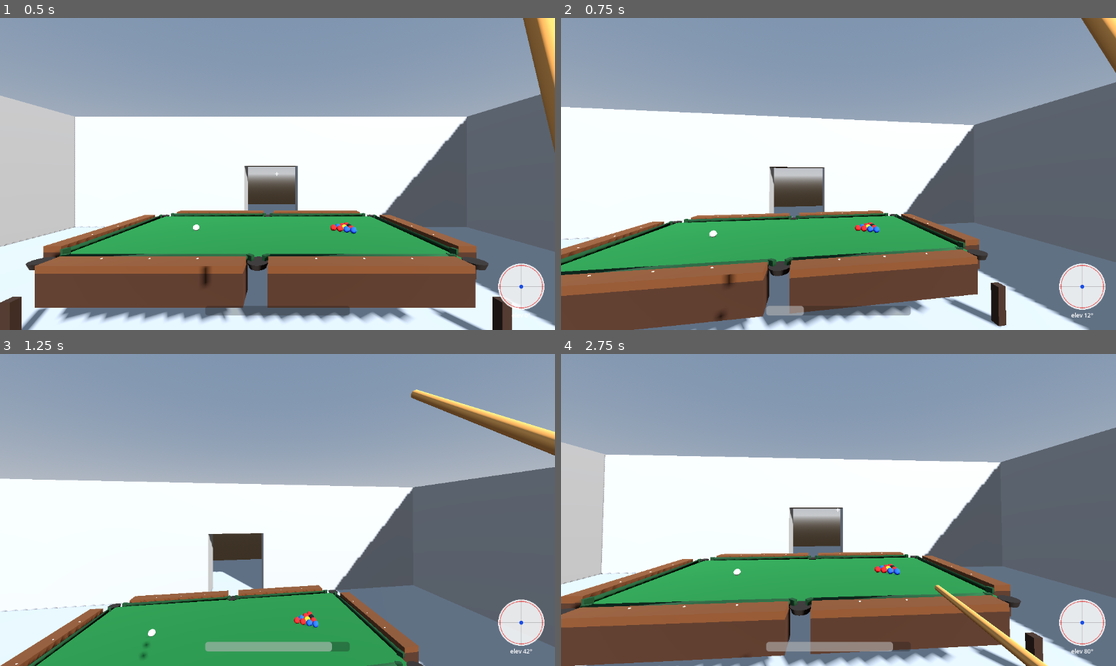
Above: before the commit, frames 1-4 (two rows, left to right).
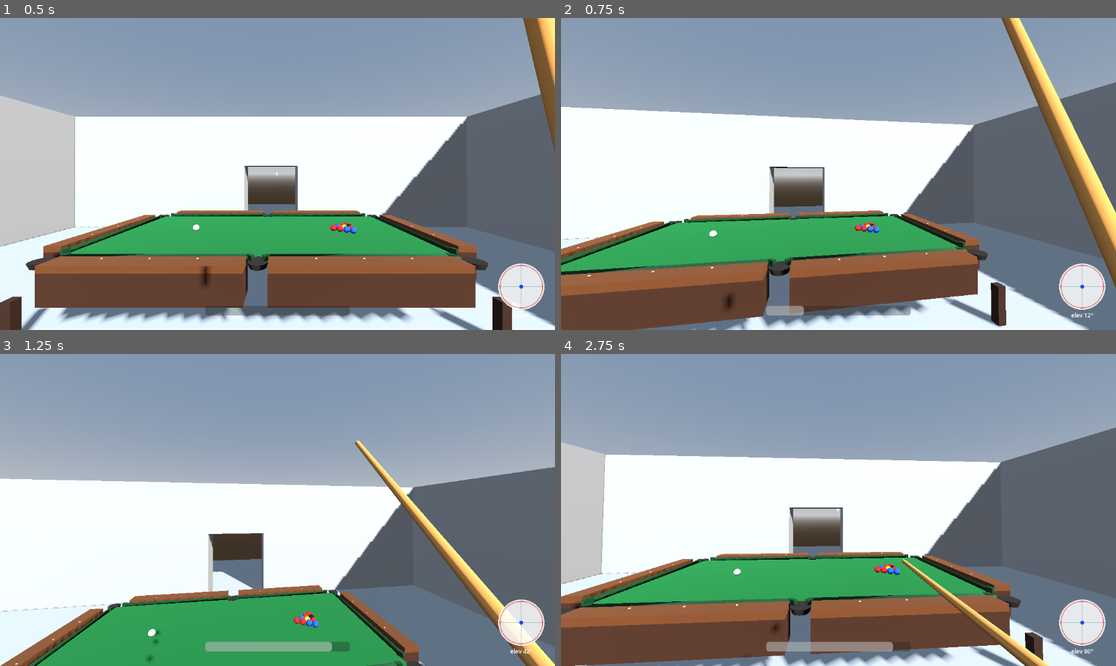
Above: after the commit, the same moments.

Repository: Cleans3/absolute-billiard
Game: Godot game, scene res://src/levels/MainLevel.tscn
Same seed, same stepped clock (60 frames per second), same inputs: the game is played once before the commit and once after it.
Inputs (mouse positions are in pixels of both pictures, inside the frame that each line leads up to):
- Up to frame 1 (0.5 s): no input
- Up to frame 2 (0.75 s): tap Enter at 0.5 s; move the mouse to (866, 174) at 0.52 s; hold E (elevate_up) from 0.53 s (still down); hold Right mouse button (shoot) from 0.53 s (still down)
- Up to frame 3 (1.25 s): keep holding E (elevate_up); keep holding Right mouse button (shoot); tap Space (jump) at 0.77 s
- Up to frame 4 (2.75 s): keep holding E (elevate_up); move the mouse to (810, 510) at 1.27 s; release Right mouse button (shoot) at 1.28 s; right-click (810, 510) at 1.35 s; tap Space (jump) at 1.52 s; move the mouse to (849, 503) at 2.02 s; hold Right mouse button (shoot) from 2.03 s (still down)

Frame 1 is identical in both runs. In frame 2, 4.3% of the frame differs, in the area x 28-100%, y 0-97%; in frame 3, 3.6%; in frame 4, 0.3%.
Error before the commit: Invalid access to property or key 'is_resting' on a base object of type 'RigidBody3D (Ball)'. (res://src/gameplay/table/PhysicsSim.gd:56)

Commit message:
Ball/CueController: scale-safe reach, is_resting fix, feel retune (T1.7/T1.9)
CueController: RAY_MAX_M is a search radius, not a reach; a hit counts
only within the struck ball's own cue_reach_m. Pullback scales off the
aimed ball's radius. cue_spec defaults to demo_cue.tres (A1, A3).

Ball: a ball that had gone to rest could never be struck again —
_rest_now() forced `sleeping = true`, and without custom_integrator
(never actually set, despite this file's own stale comment) Godot
stops calling _integrate_forces once sleeping flips, and `sleeping =
false` from script does not reliably wake it back up. Stopped forcing
sleeping; added is_resting (ours, reliable — some resting contacts
never flip Jolt's own `sleeping` at all) and PhysicsSim now counts
that instead. Also dropped the near-duplicate REGULATION_RADIUS_M
constant in favour of TableSpec.REG_BALL_RADIUS.

cushion_restitution_min 0.20 -> 0.26: a full-power head-spot shot
needs to return at least half the table off the foot rail, which 0.20
couldn't reach without also breaking the hard-vs-soft cushion angle
test (which caps how far it can go the other way, at 0.35).

probe.gd: straight-in pot, jaw hit, full-power rail return and cue
reach (near/far) cases; ball cleanup switched from queue_free() (can
sit pending for many frames with no idle-frame processing between our
physics_frame awaits, so a later test's raycast can still find a
"freed" ball) to an immediate remove_child()+free().

Co-Authored-By: Claude Sonnet 5 <noreply@anthropic.com>

Diff:
--- a/src/gameplay/balls/ball.gd
+++ b/src/gameplay/balls/ball.gd
@@ -7,8 +7,7 @@
 signal struck(ball: Ball, intent: ShotIntent)
 signal rested(ball: Ball)
 
-const REGULATION_RADIUS_M := 0.0286
-const REGULATION_MASS_KG := 0.17
+const REGULATION_MASS_KG := 0.17  # kg; regulation ball density, not a table dimension
 const MISCUE_POWER_SCALE := 0.35
 const MISCUE_SCATTER_DEG := 4.0
 const JUMP_MIN_ELEVATION_DEG := 30.0
@@ -26,12 +25,13 @@
 var pocketed_in: StringName
 var spawn_index := 0
 var _pending_rail := Vector3.ZERO  # inward normal of a rail touched this step; consumed next tick
+var is_resting := false  # our own (stricter, reliable) rest flag — PhysicsSim counts on this, not `sleeping`
 
 @onready var radius: float = spec.ball_radius_m * ball_type.radius_multiplier
 
 
 func _ready() -> void:
-	var k := radius / REGULATION_RADIUS_M
+	var k := radius / TableSpec.REG_BALL_RADIUS
 	mass = REGULATION_MASS_KG * ball_type.mass_multiplier * k * k * k
 	is_cue_ball = ball_type.behaviour_tags.has(&"cue")
 	continuous_cd = is_cue_ball
@@ -76,6 +76,7 @@
 	var up_c := right.cross(aim3).normalized()  # "top of the ball" as the cue sees it
 	var offset := -aim3 * radius + (right * spin.x + up_c * spin.y) * radius * cue.spin_offset_radius
 	sleeping = false
+	is_resting = false
 	apply_impulse(aim3 * power * mass * cue.power_cap_speed_mps, offset)
 	struck.emit(self, intent)
 
@@ -90,9 +91,10 @@
 		$Shape.disabled = true)
 
 
-## Jolt never sleeps a body with a custom integrator on its own, and forcing `sleeping` emits no signal.
+## `sleeping` is Jolt's own call and, for a body still in resting contact, may never flip true
+## (or take far longer than `rest_speed_mps` should tolerate) — PhysicsSim counts `is_resting`
+## instead, which this announces via `rested`, set the instant our own threshold is met.
 func _rest_now() -> void:
-	sleeping = true
 	rested.emit(self)
 
 
@@ -120,9 +122,11 @@
 	if speed < spec.rest_speed_mps and state.angular_velocity.length() < 0.15:
 		state.linear_velocity = Vector3.ZERO
 		state.angular_velocity = Vector3.ZERO
-		if not sleeping:
+		if not is_resting:
+			is_resting = true
 			_rest_now.call_deferred()
 		return
+	is_resting = false
 	if not is_cue_ball:
 		continuous_cd = speed > spec.ccd_speed_mps
 	if speed < 0.001:
--- a/src/gameplay/cue/cue_controller.gd
+++ b/src/gameplay/cue/cue_controller.gd
@@ -3,21 +3,25 @@
 ## Hold `shoot`: power climbs to max, then bleeds down slower, then climbs again.
 ## Release strikes the Ball under the crosshair with a ShotIntent (01 §2).
 ## Spin cursor (I/J/K/L), elevation (Q/E) and reset (C) live here until the Player module lands.
+## Reach and pullback follow the struck ball's own TableSpec (A1): no metre literal here, so the
+## cue works unmodified at any table scale.
 
-@export var cue_spec: CueSpec = CueSpec.new()
+@export var cue_spec: CueSpec = preload("res://src/resources/cues/demo_cue.tres")
 @export var charge_time := 0.8   # seconds 0 -> 1
 @export var decay_time := 1.6    # seconds 1 -> 0, slower than the climb
-@export var reach := 3.5
-@export var pullback_m := 0.35
 @export var spin_rate := 1.5     # unit-disc units per second held
 @export var elevation_rate_deg := 60.0
 @export var max_elevation_deg := 80.0
+
+const RAY_MAX_M := 20.0      # search radius only, NOT reach — see ball.spec.cue_reach_m below
+const PULLBACK_RADII := 4.0  # cue pulls back this many of the aimed ball's radii at full power
 
 var power := 0.0
 var charging := false
 var rising := true
 var spin := Vector2.ZERO        # unit disc: x = side (right +), y = follow (+) / draw (−)
 var elevation_deg := 0.0
+var _aim_radius := 0.0          # last-aimed ball's radius, drives the pullback visual
 
 @onready var cue_mesh: Node3D = $CueMesh
 @onready var bar: ProgressBar = $HUD/PowerBar
@@ -58,9 +62,12 @@
 	var e := Input.get_axis("elevate_down", "elevate_up")
 	if e != 0.0:
 		elevation_deg = clampf(elevation_deg + e * elevation_rate_deg * delta, 0.0, max_elevation_deg)
+	var aimed := _find_ball()
+	if aimed:
+		_aim_radius = aimed.radius
 	bar.value = power
 	bar.modulate = Color.RED if power >= 1.0 else Color.WHITE
-	cue_mesh.position.z = _rest_z + power * pullback_m
+	cue_mesh.position.z = _rest_z + power * _aim_radius * PULLBACK_RADII
 	cue_mesh.rotation.x = _rest_rot.x - deg_to_rad(elevation_deg)
 	disc.spin = spin
 	disc.elevation_deg = elevation_deg
@@ -68,18 +75,34 @@
 	disc.queue_redraw()
 
 
-func _fire() -> void:
+## Raycasts within RAY_MAX_M and keeps the hit only if it lands within the struck ball's own
+## cue_reach_m — a search radius, not a reach, so this works unmodified at any table scale.
+func _find_ball() -> Ball:
 	var cam := get_viewport().get_camera_3d()
+	if cam == null:
+		return null
 	var fwd := -cam.global_basis.z
-	var query := PhysicsRayQueryParameters3D.create(cam.global_position, cam.global_position + fwd * reach)
+	var query := PhysicsRayQueryParameters3D.create(cam.global_position, cam.global_position + fwd * RAY_MAX_M)
 	query.exclude = [owner.get_rid()] if owner is CollisionObject3D else []
 	var hit := get_world_3d().direct_space_state.intersect_ray(query)
 	if hit.is_empty() or not (hit.collider is Ball) or hit.collider.is_pocketed:
+		return null
+	var ball: Ball = hit.collider
+	if cam.global_position.distance_to(hit.position) > ball.spec.cue_reach_m:
+		return null
+	return ball
+
+
+func _fire() -> void:
+	var ball := _find_ball()
+	if ball == null:
 		return
+	var cam := get_viewport().get_camera_3d()
+	var fwd := -cam.global_basis.z
 	var intent := ShotIntent.new()
 	intent.aim_dir = Vector2(fwd.x, fwd.z).normalized()
 	intent.power = power
 	intent.spin_offset = spin
 	intent.elevation_deg = elevation_deg
 	intent.shooter_id = multiplayer.get_unique_id()
-	hit.collider.strike(intent, cue_spec)
+	ball.strike(intent, cue_spec)
--- a/tests/physics/probe.gd
+++ b/tests/physics/probe.gd
@@ -1,11 +1,14 @@
 extends SceneTree
 
-## Headless feel probe (01 §4 fixtures, partial): stop distance, cushion angle vs speed, draw/follow.
+## Headless feel probe (01 §4 fixtures, partial; plan.md T1.4/T1.7/T1.9): stop distance, cushion
+## angle vs speed, draw/follow, straight-in pot, jaw hit, cue reach, full-power rail return.
 ##   godot --path . --headless -s tests/physics/probe.gd
-## Prints numbers; asserts the qualitative rules (ball stops, hard hit rebounds flatter, draw comes back).
+## Prints numbers; asserts the qualitative rules (ball stops, hard hit rebounds flatter, draw
+## comes back, a pot pots, a reach limit is a limit).
 
 const BALL := preload("res://src/gameplay/balls/Ball.tscn")
 const TABLE := preload("res://src/gameplay/table/Table.tscn")
+const CUE_CONTROLLER := preload("res://src/gameplay/cue/CueController.tscn")
 const CUE_T := preload("res://src/resources/ball_types/cue.tres")
 const RED_T := preload("res://src/resources/ball_types/red_basic.tres")
 
@@ -35,7 +38,7 @@
 	var secs := (Time.get_ticks_msec() - t0) / 1000.0
 	print("roll %.1f m/s: stopped after %.2f m in %.1f s" % [v0, dist, secs])
 	assert(dist > 0.3 and dist < 3.0, "rolling resistance out of range")
-	b.queue_free()
+	_kill(b)
 
 	var soft := await _rail_angle(2.0)
 	var hard := await _rail_angle(9.0)
@@ -46,6 +49,12 @@
 	var follow := await _spin_shot(0.9)
 	print("cue ball after full hit at 0.4: draw dx=%.2f m, follow dx=%.2f m" % [draw, follow])
 	assert(draw < 0.0 and follow > 0.05, "draw must come back, follow must go through")
+
+	await _straight_in_pot()
+	await _jaw_hit()
+	await _rail_return()
+	await _reach_test()
+
 	print("PROBE OK")
 	quit()
 
@@ -60,6 +69,14 @@
 	return b
 
 
+## queue_free() on a resting RigidBody3D can sit pending for many frames in headless SceneTree
+## runs (no idle-frame processing between our physics_frame awaits) — remove synchronously so a
+## later test's raycast never finds a "freed" ball still sitting in the scene.
+func _kill(n: Node) -> void:
+	root.remove_child(n)
+	n.free()
+
+
 func _rest() -> void:
 	var timer := create_timer(12.0)
 	_flag = table.sim.awake == 0
@@ -90,7 +107,7 @@
 		await physics_frame
 	var v := b.linear_velocity
 	var ang := rad_to_deg(atan2(absf(v.z), absf(v.x)))
-	b.queue_free()
+	_kill(b)
 	await _rest()
 	return ang
 
@@ -107,7 +124,128 @@
 	cue.strike(intent, cs)
 	await _rest()
 	var dx := cue.global_position.x - 0.0  # relative to the object ball's start
-	obj.queue_free()
-	cue.queue_free()
+	_kill(obj)
+	_kill(cue)
 	await physics_frame
 	return dx
+
+
+## T1.4: ball 0.5 m off a corner pocket, straight centre-ball roll into it: 100/100 pots.
+func _straight_in_pot() -> void:
+	var pocket := table.get_pocket(&"corner_se")
+	var dir := Vector2(pocket.position.x, pocket.position.z).normalized()
+	var start := Vector3(pocket.position.x, y, pocket.position.z) - Vector3(dir.x, 0, dir.y) * 0.5
+	var b := _ball(RED_T, start)
+	await physics_frame
+	print("probe: straight-in pot")
+	var v0 := 1.2
+	b.linear_velocity = Vector3(dir.x, 0, dir.y) * v0
+	b.angular_velocity = Vector3(dir.y, 0, -dir.x) * (v0 / b.radius)  # pure roll
+	var timer := create_timer(6.0)
+	while not b.is_pocketed and timer.time_left > 0.0:
+		await physics_frame
+	print("probe: straight-in pocketed=%s" % b.is_pocketed)
+	assert(b.is_pocketed, "0.5 m straight-in shot at a corner must pot")
+	await _rest()
+	_kill(b)
+
+
+## T1.4: 8 m/s into a corner facing, 20° off the direct pocket line — must never tunnel, leave
+## the table or produce NaN; either it pots anyway or it rattles and ends up at rest on the cloth.
+func _jaw_hit() -> void:
+	var pocket := table.get_pocket(&"corner_nw")
+	var dir := Vector2(pocket.position.x, pocket.position.z).normalized().rotated(deg_to_rad(20.0))
+	var start := Vector3(pocket.position.x, y, pocket.position.z) - Vector3(dir.x, 0, dir.y) * 1.0
+	var b := _ball(RED_T, start)
+	await physics_frame
+	print("probe: jaw hit")
+	var v0 := 8.0
+	b.linear_velocity = Vector3(dir.x, 0, dir.y) * v0
+	b.angular_velocity = Vector3(dir.y, 0, -dir.x) * (v0 / b.radius)
+	table.sim._on_struck(b, ShotIntent.new())
+	await _rest()
+	var p := b.global_position
+	var hl := table.spec.length_m * 0.5
+	var hw := table.spec.width_m * 0.5
+	var margin := table.spec.rail_width_m
+	var nan := is_nan(p.x) or is_nan(p.y) or is_nan(p.z)
+	var below_cloth := not b.is_pocketed and p.y < y - table.spec.clearance_margin_m - 0.01
+	var outside := not b.is_pocketed and (absf(p.x) > hl + margin or absf(p.z) > hw + margin)
+	print("probe: jaw hit pocketed=%s pos=%s nan=%s below=%s outside=%s" % [b.is_pocketed, p, nan, below_cloth, outside])
+	assert(not nan, "jaw hit produced NaN")
+	assert(not below_cloth, "jaw hit ball fell below the cloth without being pocketed")
+	assert(not outside, "jaw hit ball left the table")
+	_kill(b)
+
+
+## T1.7: full-power straight shot from the head spot must clear the table, rebound off the foot
+## rail and come back at least half the table length before resting.
+func _rail_return() -> void:
+	var head := Vector3(table.spec.kitchen_line_x, y, 0)
+	var b := _ball(CUE_T, head)
+	await physics_frame
+	print("probe: rail return")
+	var intent := ShotIntent.new()
+	intent.aim_dir = Vector2(1, 0)
+	intent.power = 1.0
+	var cs := CueSpec.new()
+	b.strike(intent, cs)
+	var hl := table.spec.length_m * 0.5
+	var peak_x := head.x
+	var timer := create_timer(12.0)
+	while (table.sim.awake > 0 or not b.is_resting) and timer.time_left > 0.0:
+		peak_x = maxf(peak_x, b.global_position.x)
+		await physics_frame
+	var back := peak_x - b.global_position.x
+	print("probe: rail return peak_x=%.2f final_x=%.2f back=%.2f (need >= %.2f)" % [peak_x, b.global_position.x, back, table.spec.length_m * 0.5])
+	assert(peak_x > hl - table.spec.ball_radius_m, "full-power shot must reach the foot rail")
+	assert(back >= table.spec.length_m * 0.5, "full-power shot must return at least half the table")
+	_kill(b)
+	await _rest()
+
+
+## T1.9 (A1): CueController._fire() only strikes a ball within its own cue_reach_m — the reach
+## follows the struck ball's TableSpec, not a hardcoded distance.
+func _reach_test() -> void:
+	var head := Vector3(table.spec.kitchen_line_x, y, 0)
+	var reach := table.spec.cue_reach_m
+	# offset in z so the far ball never sits behind the near ball on the same ray; the reach
+	# check is against the raycast's SURFACE hit point, so push the far ball's centre out by a
+	# radius too or "1 mm beyond reach" would still raycast well inside it
+	var near_ball := _ball(RED_T, head + Vector3(2.4, 0, 0.3))
+	var far_ball := _ball(RED_T, head + Vector3(reach + table.spec.ball_radius_m + 0.001, 0, -0.3))
+	await physics_frame
+	print("probe: cue reach (limit %.2f m)" % reach)
+
+	var cam := Camera3D.new()
+	root.add_child(cam)
+	cam.current = true
+	cam.global_position = head + Vector3(0, 0.05, 0)
+
+	var cue: Node3D = CUE_CONTROLLER.instantiate()
+	root.add_child(cue)
+	await physics_frame
+
+	cam.look_at(near_ball.global_position, Vector3.UP)
+	cue.power = 0.3
+	cue._fire()
+	await physics_frame
+	await physics_frame
+	var near_hit := near_ball.linear_velocity.length() > 0.01
+	print("probe: reach near(2.40m) hit=%s" % near_hit)
+	assert(near_hit, "ball within cue_reach_m must be struck")
+
+	cam.look_at(far_ball.global_position, Vector3.UP)
+	cue.power = 0.3
+	cue._fire()
+	await physics_frame
+	await physics_frame
+	var far_hit := far_ball.linear_velocity.length() > 0.01
+	print("probe: reach far(%.3fm) hit=%s" % [reach + 0.001, far_hit])
+	assert(not far_hit, "ball 1 mm beyond cue_reach_m must not be struck")
+
+	_kill(near_ball)
+	_kill(far_ball)
+	_kill(cam)
+	_kill(cue)
+	await _rest()
